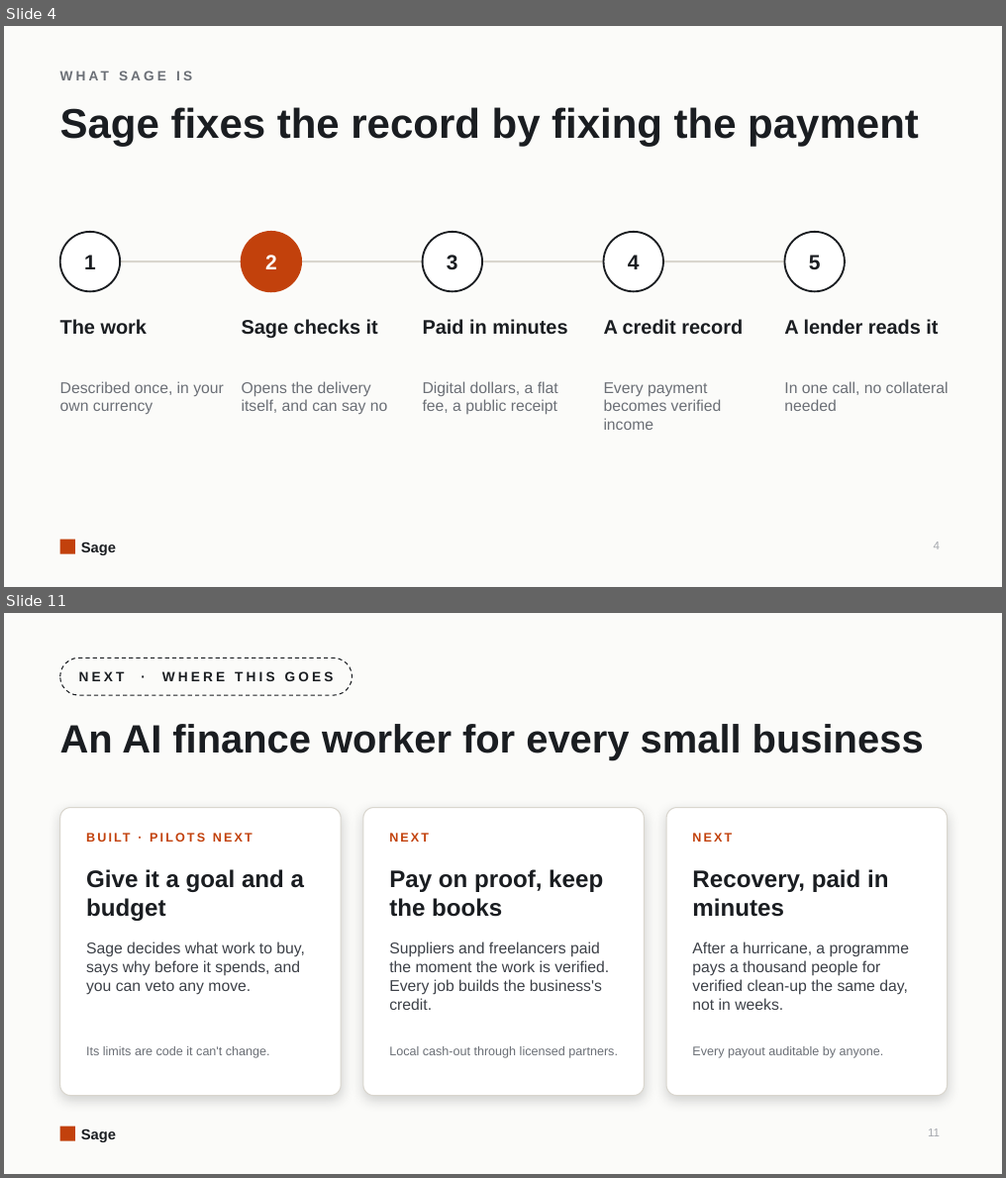
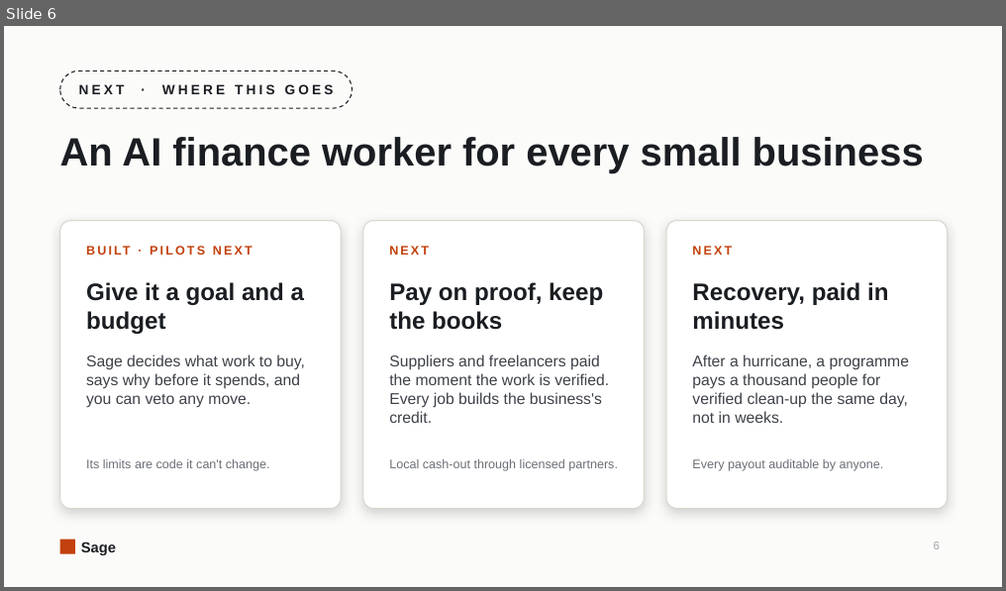
Before and after one commit to shariqazeem/sage, a slide deck: docs/fc/demo-day/Sage-DemoDay.pptx. Shown one above the other, each under a label of ours: slides 4 and 11 before the commit, slide 6 after it; the slides between them are not shown. The pictures are 1006x1178 and 1006x591 pixels, drawn with LibreOffice and Linux fonts; fonts in the diff are those of the drawing. Boxes give left, top, right and bottom in pixels: in the first picture for what was removed or moved away, otherwise in the second. Text is boxed around its words. In the diff, an @@ line names an element or a change of style, - is before the commit and + after.

```diff
--- a/docs/fc/demo-day/Sage-DemoDay.pptx
+++ b/docs/fc/demo-day/Sage-DemoDay.pptx
@@ slide 4 removed at box(4, 26, 1002, 587), background #FBFBF9; not listed: 2 template elements that a slide beside it also shows @@
@@ text removed at box(60, 68, 509, 93) @@
-WHAT SAGE IS
@@ text removed at box(60, 107, 919, 147) @@
-Sage fixes the record by fixing the payment
@@ ellipse removed at box(60, 232, 120, 291) @@
@@ ellipse removed at box(242, 232, 301, 291) @@
@@ ellipse removed at box(423, 232, 482, 291) @@
@@ ellipse removed at box(604, 232, 663, 291) @@
@@ ellipse removed at box(785, 232, 845, 291) @@
@@ text removed at box(84, 255, 96, 270) @@
-1
@@ line removed from (90, 262) to (815, 262) @@
@@ text removed at box(265, 255, 277, 270) @@
-2
@@ text removed at box(447, 255, 458, 271) @@
-3
@@ text removed at box(628, 255, 640, 270) @@
-4
@@ text removed at box(809, 255, 821, 271) @@
-5
@@ text removed at box(60, 319, 147, 335) @@
-The work
@@ text removed at box(242, 319, 378, 338) @@
-Sage checks it
@@ text removed at box(423, 319, 567, 335) @@
-Paid in minutes
@@ text removed at box(604, 319, 743, 335) @@
-A credit record
@@ text removed at box(784, 319, 938, 335) @@
-A lender reads it
@@ text removed at box(60, 381, 224, 414) @@
-Described once, in your own currency
@@ text removed at box(242, 381, 388, 414) @@
-Opens the delivery itself, and can say no
@@ text removed at box(423, 381, 558, 415) @@
-Digital dollars, a flat fee, a public receipt
@@ text removed at box(784, 381, 948, 411) @@
-In one call, no collateral needed
@@ text removed at box(604, 382, 722, 430) @@
-Every payment becomes verified income
@@ page number removed at box(934, 542, 940, 550) @@
-4
@@ what was slide 11 is now slide 6 @@
@@ page number at box(934, 542, 940, 550): text changed @@
-11
+6
```
Also in this commit, not shown: 5 slides changed, 4 other slides removed, 8 other files.
